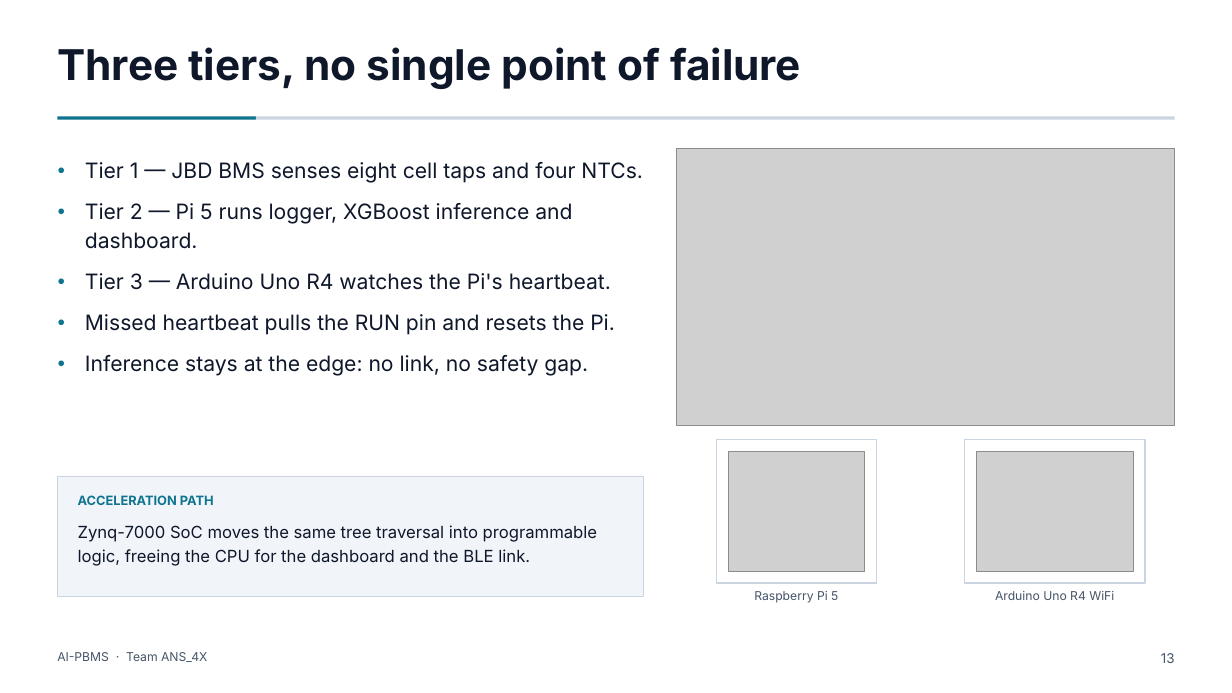
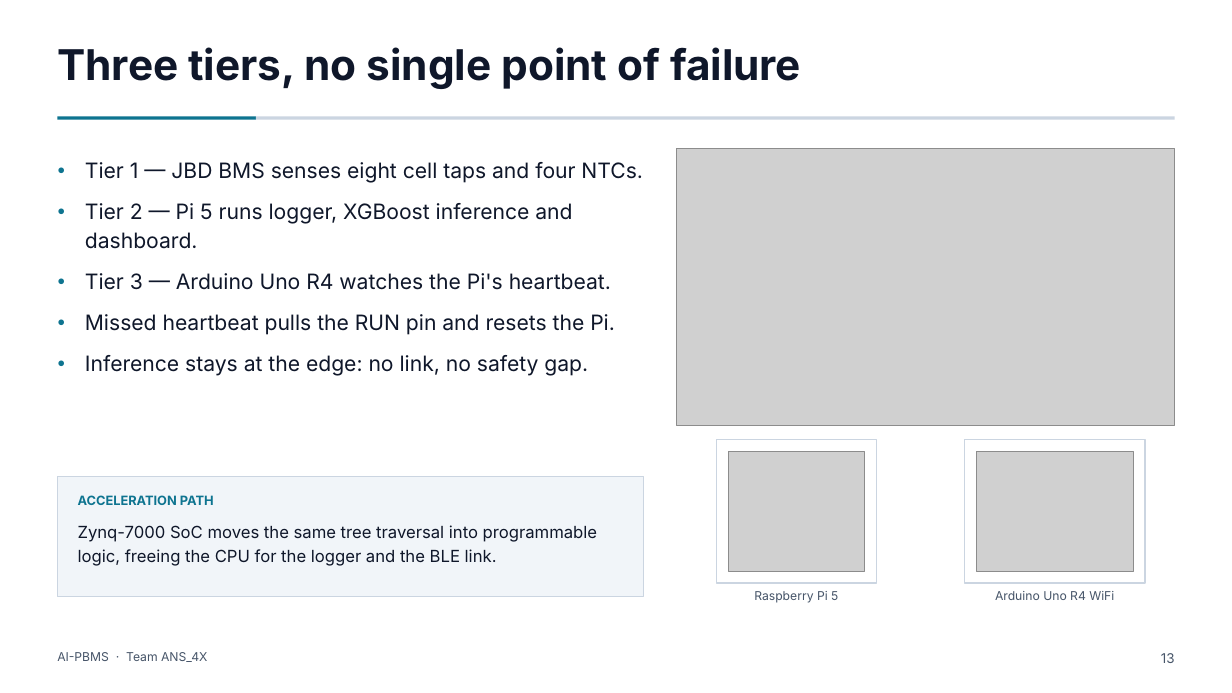
Before and after one commit to Adhi5504/Intelligent_BMS, a slide deck: slide 13 of AI_PBMS_Full_Deck.pptx. Drawn at 1232x693 pixels with LibreOffice and Linux fonts; fonts in the diff are those of the drawing; grey boxes stand for pictures. Boxes give left, top, right and bottom in pixels: in the first picture for what was removed or moved away, otherwise in the second. Text is boxed around its words. In the diff, an @@ line names an element or a change of style, - is before the commit and + after.

```diff
--- a/AI_PBMS_Full_Deck.pptx
+++ b/AI_PBMS_Full_Deck.pptx
@@ text at (78,525,597,566): text changed @@
-Zynq-7000 SoC moves the same tree traversal into programmable logic, freeing the CPU for the dashboard and the BLE link.
+Zynq-7000 SoC moves the same tree traversal into programmable logic, freeing the CPU for the logger and the BLE link.
```
Also in this commit, not shown: 4 other slides changed, 9 other files.
